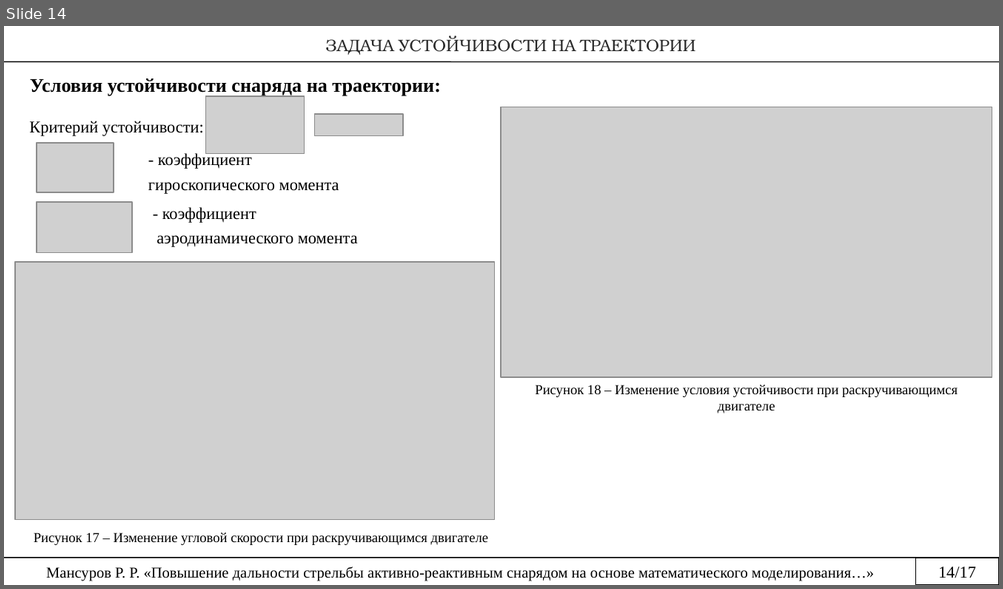
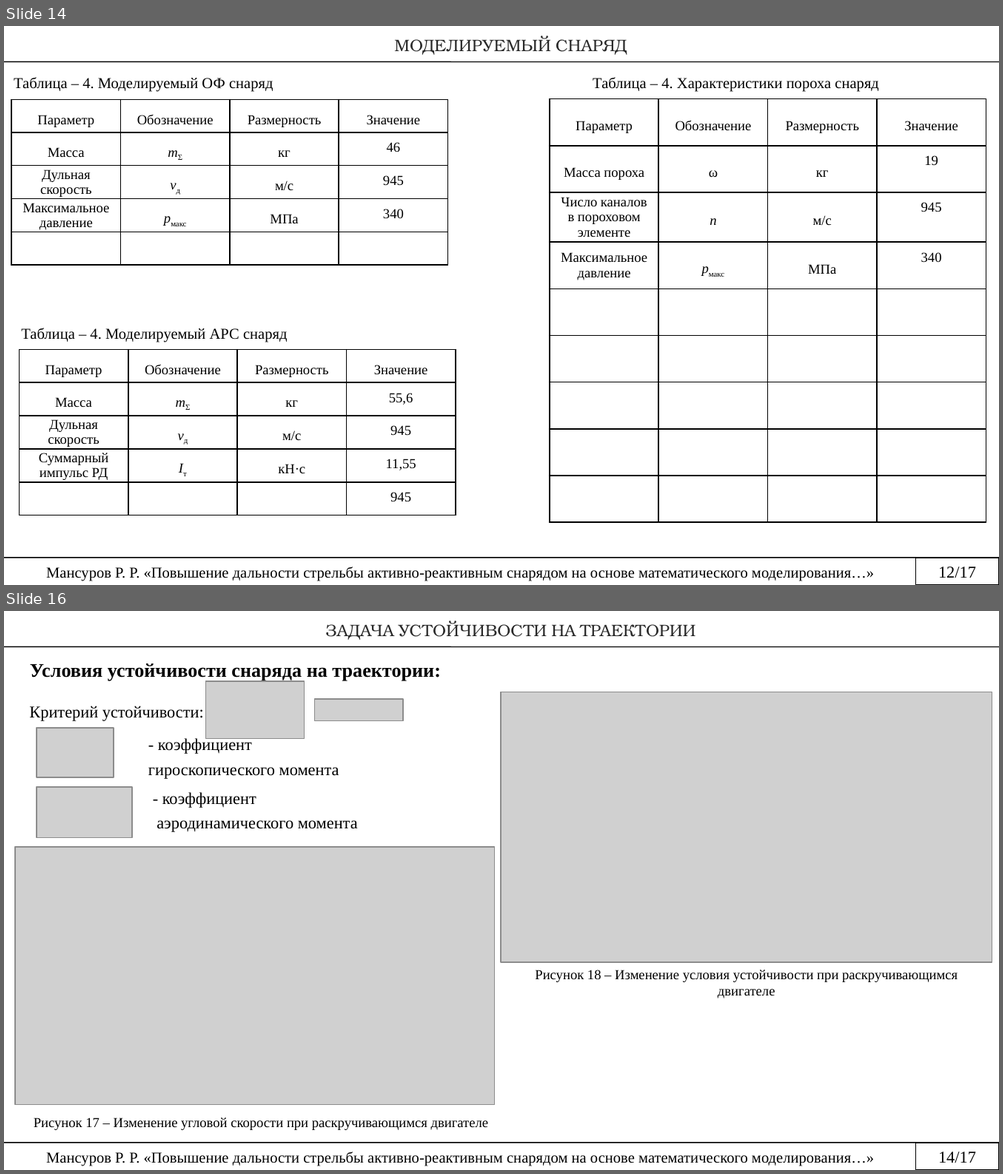
Before and after one commit to rustam-mansurov/cats, a slide deck: Диссертация/Мансуров Презентация.pptx. Shown one above the other, each under a label of ours: slide 14 before the commit, slides 14 and 16 after it; the slides between them are not shown. The pictures are 1003x589 and 1003x1174 pixels, drawn with LibreOffice and Linux fonts; fonts in the diff are those of the drawing; grey boxes stand for pictures. Boxes give left, top, right and bottom in pixels: in the first picture for what was removed or moved away, otherwise in the second. Text is boxed around its words. In the diff, an @@ line names an element or a change of style, - is before the commit and + after.

```diff
--- a/Диссертация/Мансуров Презентация.pptx
+++ b/Диссертация/Мансуров Презентация.pptx
@@ slide 14 added at (4,26,999,585), background #FFFFFF @@
@@ text added at (394,36,626,55), 12 pt, text #292929, small capitals @@
+МОДЕЛИРУЕМЫЙ СНАРЯД
@@ line added from (4, 62) to (999, 62), #000000 0.75 pt @@
@@ text added at (14,77,273,92), 11 pt, text #000000 @@
+Таблица – 4. Моделируемый ОФ снаряд
@@ text added at (592,77,878,92), 11 pt, text #000000 @@
+Таблица – 4. Характеристики пороха снаряд
@@ table added at (12,99,449,265), 5 rows, 4 columns @@
+Параметр | Обозначение | Размерность | Значение
+Масса | mΣ | кг | 46
+Дульная скорость | vд | м/с | 945
+Максимальное давление | pмакс | МПа | 340
+ |  |  | 
@@ table added at (549,99,987,523), 9 rows, 4 columns @@
+Параметр | Обозначение | Размерность | Значение
+Масса пороха | ω | кг | 19
+Число каналов в пороховом элементе | n | м/с | 945
+Максимальное давление | pмакс | МПа | 340
+ |  |  | 
+ |  |  | 
+ |  |  | 
+ |  |  | 
+ |  |  | 
@@ text added at (21,328,287,343), 11 pt, text #000000 @@
+Таблица – 4. Моделируемый АРС снаряд
@@ table added at (19,350,457,515), 5 rows, 4 columns @@
+Параметр | Обозначение | Размерность | Значение
+Масса | mΣ | кг | 55,6
+Дульная скорость | vд | м/с | 945
+Суммарный импульс РД | Iт | кН·с | 11,55
+ |  |  | 945
@@ line added from (4, 558) to (917, 558), #000000 0.75 pt @@
@@ rectangle added at (915,558,999,585), fill #FFFFFF, outline #000000 0.74 pt @@
@@ rectangle added at (915,558,999,585), outline #000000 0.75 pt, 12 pt, text #000000 @@
+12/17
@@ text added at (46,567,874,582), 11 pt, text #000000 @@
+Мансуров Р. Р. «Повышение дальности стрельбы активно-реактивным снарядом на основе математического моделирования…»
@@ what was slide 14 is now slide 16 @@
```
Also in this commit, not shown: 4 slides changed, 4 other slides added, 10 other files.
